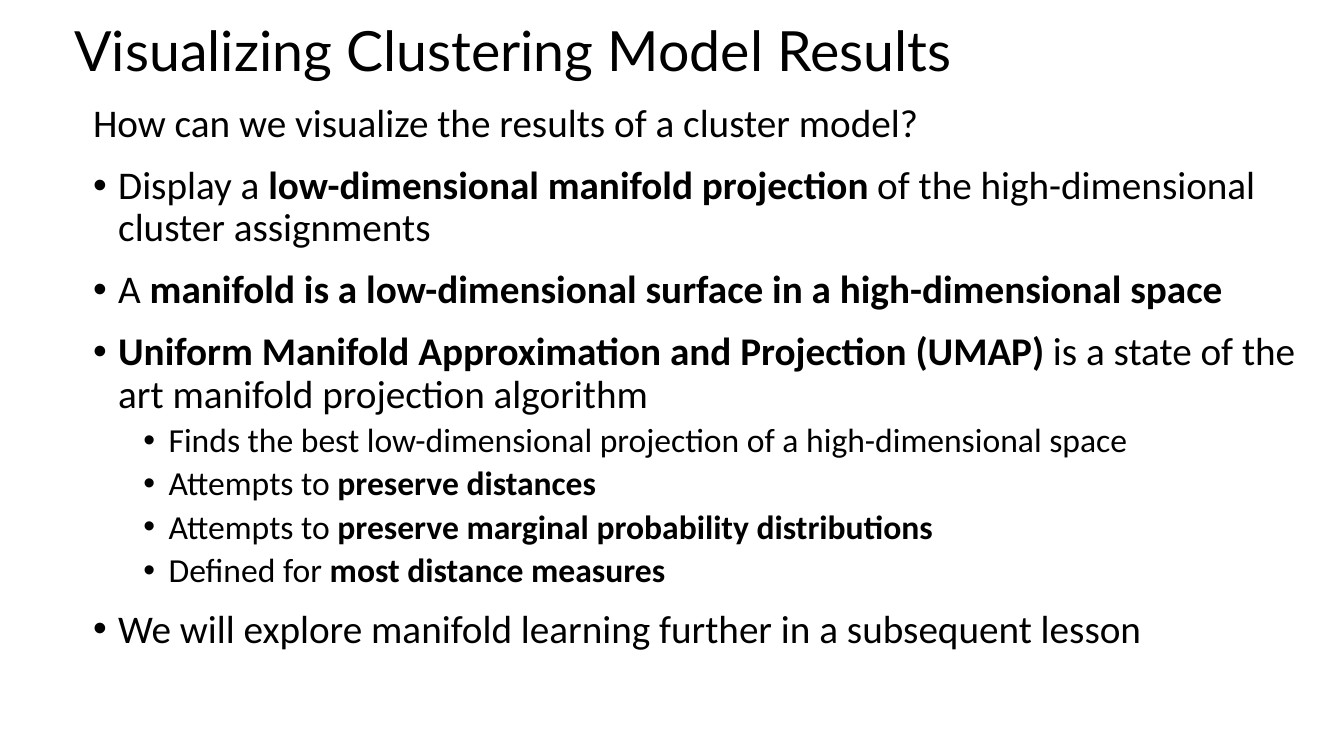
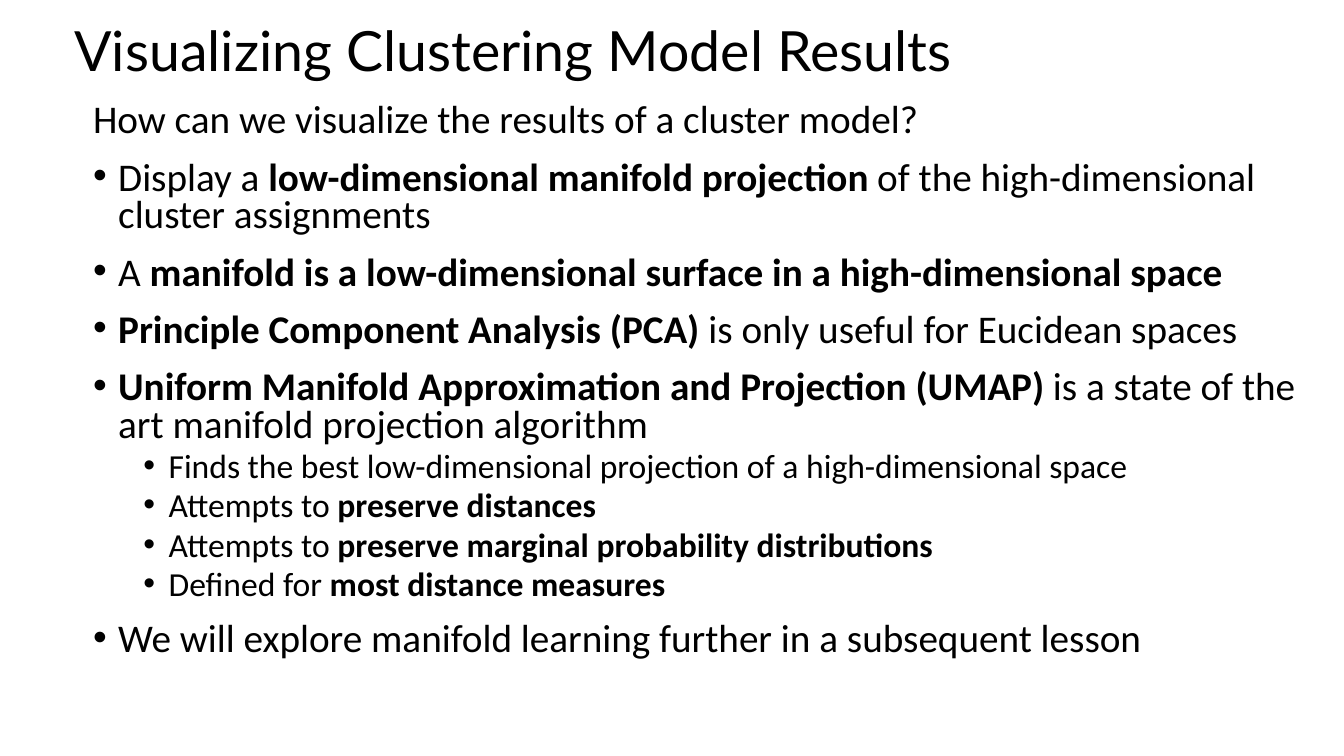
Before and after one commit to tenevian/Harvard-SSP-Data-Mining, a slide deck: slide 43 of slides/9_IntroductionToClustering_Part1.pptx (slide 41 before the commit). Drawn at 1344x756 pixels with LibreOffice and Linux fonts; fonts in the diff are those of the drawing. Boxes give left, top, right and bottom in pixels: in the first picture for what was removed or moved away, otherwise in the second. Text is boxed around its words. In the diff, an @@ line names an element or a change of style, - is before the commit and + after.

```diff
--- a/slides/9_IntroductionToClustering_Part1.pptx
+++ b/slides/9_IntroductionToClustering_Part1.pptx
@@ text at (93,105,1295,659): line spacing 0.9 to 0.8 @@
@@ text at (118,314,1237,350): paragraph added @@
+• Principle Component Analysis (PCA) is only useful for Eucidean spaces
```
Also in this commit, not shown: 5 other slides changed, 2 slides added.
